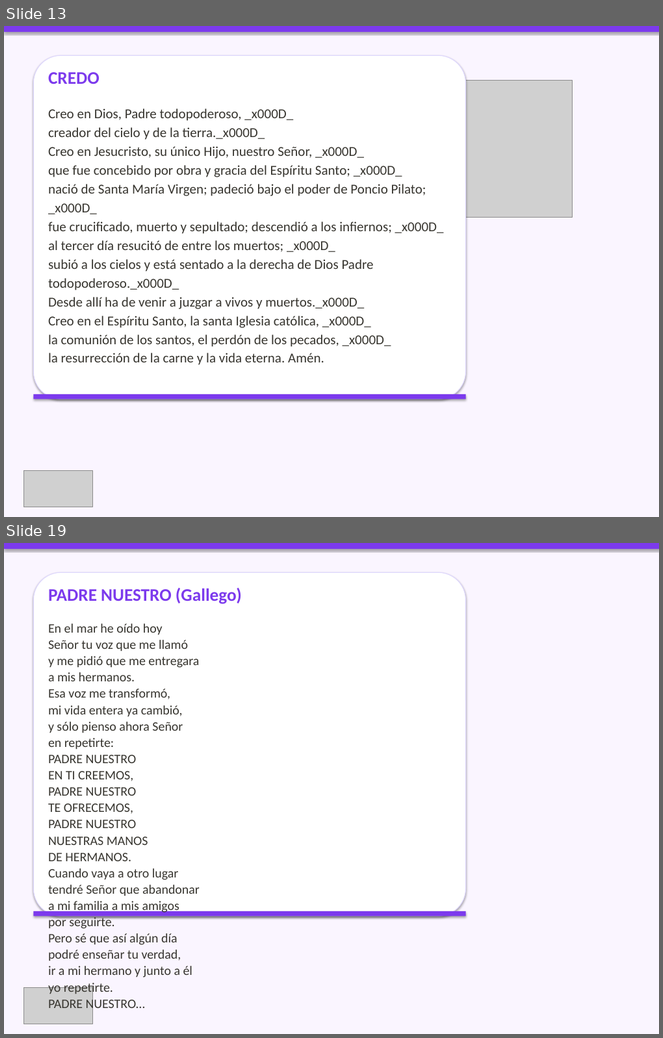
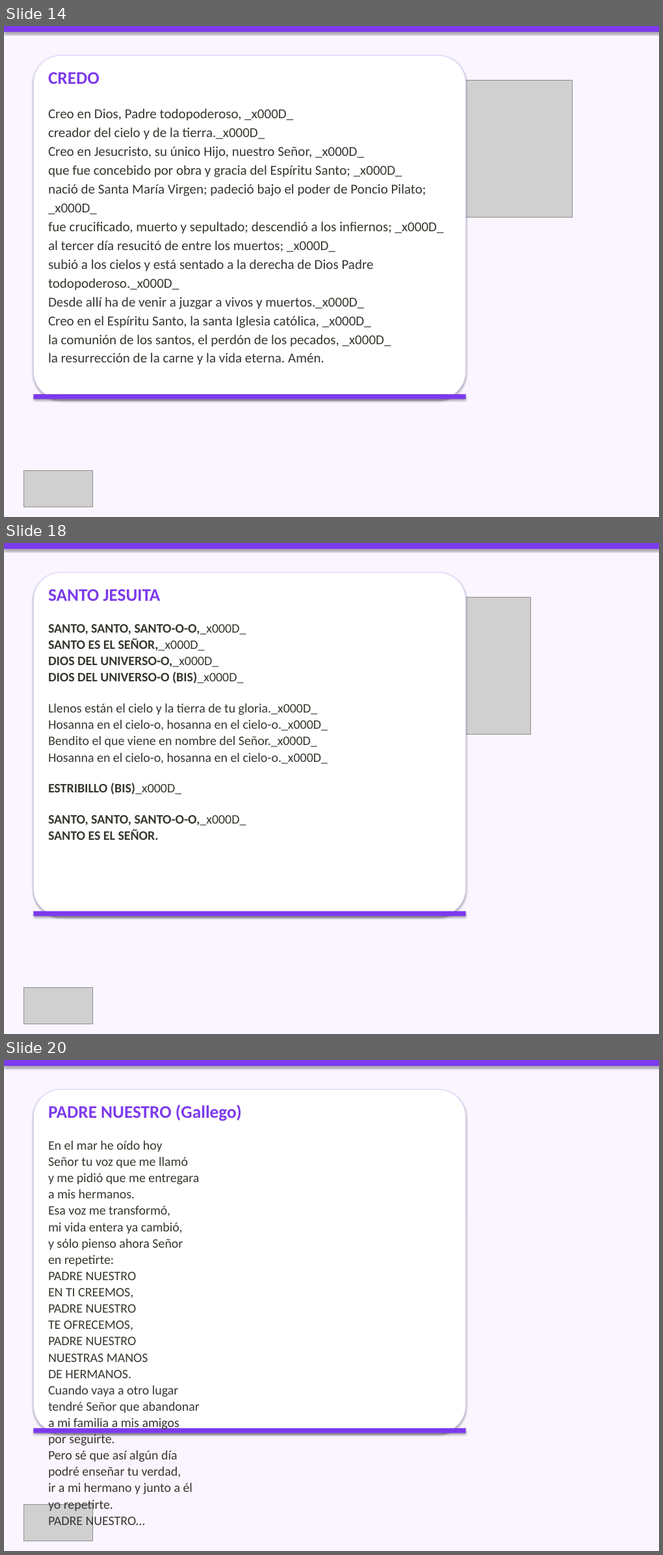
Before and after one commit to CC5M5/CCE-M5, a slide deck: presentaciones_html/2026-10-04_presentacion/2026-10-04_presentacion.pptx. Shown one above the other, each under a label of ours: slides 13 and 19 before the commit, slides 14, 18 and 20 after it; the slides between them are not shown. The pictures are 663x1038 and 663x1555 pixels, drawn with LibreOffice and Linux fonts; fonts in the diff are those of the drawing; grey boxes stand for pictures. Boxes give left, top, right and bottom in pixels: in the first picture for what was removed or moved away, otherwise in the second. Text is boxed around its words. In the diff, an @@ line names an element or a change of style, - is before the commit and + after.

```diff
--- a/presentaciones_html/2026-10-04_presentacion/2026-10-04_presentacion.pptx
+++ b/presentaciones_html/2026-10-04_presentacion/2026-10-04_presentacion.pptx
@@ slide 18 added at (x1=4, y1=543, x2=659, y2=1034), background #FAF5FF @@
@@ rectangle added at (x1=4, y1=543, x2=659, y2=549), fill #7C3AED @@
@@ rounded rectangle added at (x1=33, y1=572, x2=466, y2=917), fill #FFFFFF, outline #DDD6FE 1 pt @@
@@ text added at (x1=48, y1=589, x2=328, y2=840), 19 pt, text #37352F @@
+SANTO JESUITA
+SANTO, SANTO, SANTO-O-O,_x000D_
+SANTO ES EL SEÑOR,_x000D_
+DIOS DEL UNIVERSO-O,_x000D_
+DIOS DEL UNIVERSO-O (BIS)_x000D_
+Llenos están el cielo y la tierra de tu gloria._x000D_
+Hosanna en el cielo-o, hosanna en el cielo-o._x000D_
+Bendito el que viene en nombre del Señor._x000D_
+Hosanna en el cielo-o, hosanna en el cielo-o._x000D_
+ESTRIBILLO (BIS)_x000D_
+SANTO, SANTO, SANTO-O-O,_x000D_
+SANTO ES EL SEÑOR.
@@ picture added at (x1=363, y1=597, x2=531, y2=735) @@
@@ rectangle added at (x1=33, y1=912, x2=466, y2=917), fill #7C3AED @@
@@ picture added at (x1=24, y1=988, x2=92, y2=1025) @@
@@ what was slide 13 is now slide 14 @@
@@ what was slide 19 is now slide 20 @@
```
Also in this commit, not shown: 8 slides changed, 9 other slides added, 8 slides removed, 35 other files.
